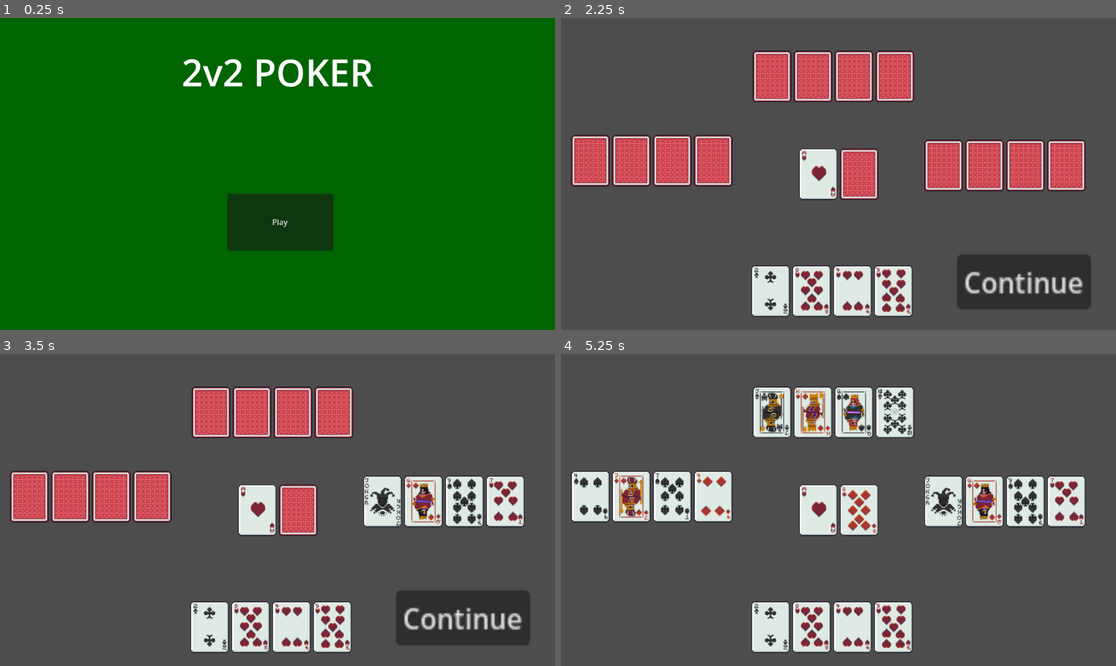
Above: before the commit, frames 1-4 (two rows, left to right).
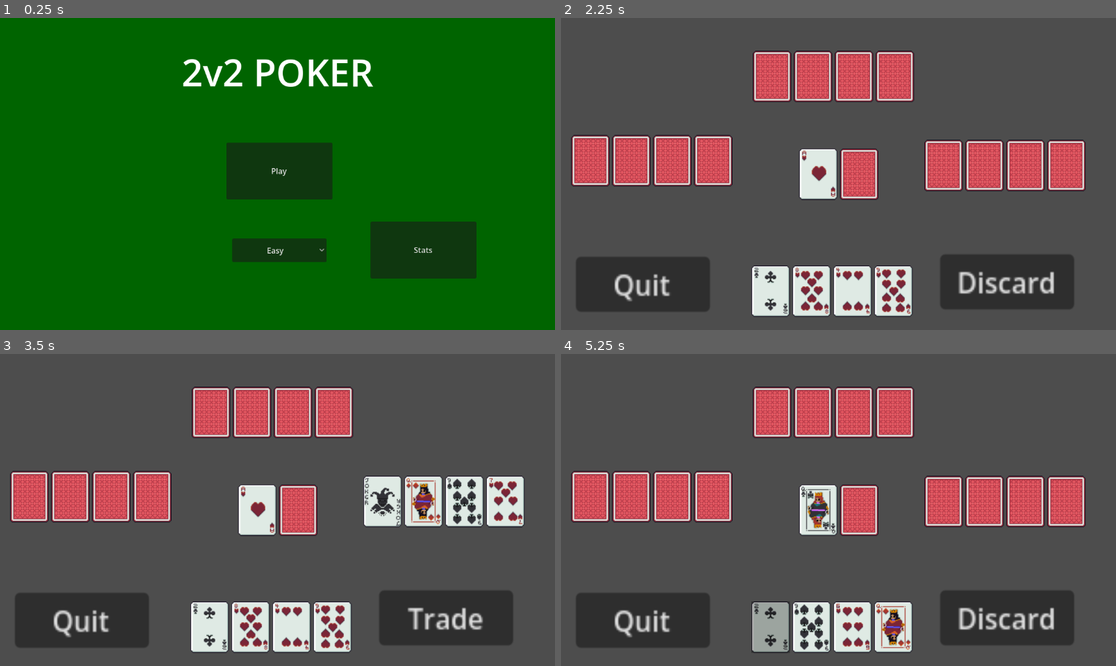
Above: after the commit, the same moments.

Repository: joey-x-y/card-game
Game: Godot game, scene res://Scenes/Main.tscn
The game is run twice, just before and just after one commit, with the same random seed, the same clock (stepped at 60 frames per second) and the same inputs.
Inputs (mouse positions are in pixels of both pictures, inside the frame that each line leads up to):
- Up to frame 1 (0.25 s): no input
- Up to frame 2 (2.25 s): click (982, 248) at 0.5 s, where only the run after the commit has a clickable "Stats"; click (832, 280) at 1.25 s, where only the run after the commit has a clickable "Back"; click "Play" at 2 s
- Up to frame 3 (3.5 s): click "Continue" (after the commit: "Discard") at 2.75 s
- Up to frame 4 (5.25 s): click "Continue" (after the commit: "Trade") at 3.5 s; click (1016, 619) at 4.25 s, where only the run after the commit has a clickable "Next Hand"; click (771, 628) at 5.02 s

The runs differ from the first frame. In frame 1, 9.8% of the frame differs, in the area x 40-86%, y 39-84%; in frame 2, 5.8%; in frame 3, 5.8%; in frame 4, 24%, in the area x 1-95%, y 10-96%.

Commit message:
added better button handling of game, stats menu, and saving stats

Diff:
--- a/Scenes/Game.tscn
+++ b/Scenes/Game.tscn
@@ -6,7 +6,7 @@
 [ext_resource type="Script" uid="uid://bw1meq4xitqif" path="res://Scripts/Cards/River.gd" id="4_kldst"]
 [ext_resource type="PackedScene" uid="uid://c3l44wwtneh0g" path="res://Prefabs/CardSlot.tscn" id="5_b2bpf"]
 
-[node name="Game" type="Control" unique_id=2074097226 node_paths=PackedStringArray("player", "ally", "op1", "op2", "deck", "river", "proceed_button")]
+[node name="Game" type="Control" unique_id=2074097226 node_paths=PackedStringArray("player", "ally", "op1", "op2", "deck", "river", "proceed_button", "quit_button")]
 layout_mode = 3
 anchors_preset = 15
 anchor_right = 1.0
@@ -20,7 +20,8 @@
 op2 = NodePath("UI/Character4")
 deck = NodePath("Data/Deck")
 river = NodePath("UI/River")
-proceed_button = NodePath("UI/Button")
+proceed_button = NodePath("UI/Next")
+quit_button = NodePath("UI/Quit")
 
 [node name="Data" type="Control" parent="." unique_id=994294530]
 anchors_preset = 0
@@ -112,13 +113,22 @@
 grow_horizontal = 1
 grow_vertical = 1
 
-[node name="Button" type="Button" parent="UI" unique_id=1227552542]
+[node name="Next" type="Button" parent="UI" unique_id=1227552542]
 layout_mode = 0
-offset_left = 822.0
-offset_top = 491.0
-offset_right = 901.0
+offset_left = 787.00006
+offset_top = 490.99997
+offset_right = 866.00006
 offset_bottom = 522.0
 scale = Vector2(3.5199976, 3.68)
 text = "Continue"
 
-[connection signal="pressed" from="UI/Button" to="." method="_on_button_pressed"]
+[node name="Quit" type="Button" parent="UI" unique_id=1153389815]
+layout_mode = 0
+offset_left = 30.99997
+offset_top = 495.99997
+offset_right = 109.99997
+offset_bottom = 527.0
+scale = Vector2(3.5199976, 3.68)
+text = "Quit"
+
+[connection signal="pressed" from="UI/Next" to="." method="_on_button_pressed"]
--- a/Scenes/Main.tscn
+++ b/Scenes/Main.tscn
@@ -2,7 +2,7 @@
 
 [ext_resource type="Script" uid="uid://b23vdoc23nvmq" path="res://Scripts/Title.gd" id="1_r150o"]
 
-[node name="Control" type="Control" unique_id=1027401043 node_paths=PackedStringArray("continue_button")]
+[node name="Control" type="Control" unique_id=1027401043 node_paths=PackedStringArray("continue_button", "stats_button")]
 layout_mode = 3
 anchors_preset = 15
 anchor_right = 1.0
@@ -11,6 +11,7 @@
 grow_vertical = 2
 script = ExtResource("1_r150o")
 continue_button = NodePath("Button")
+stats_button = NodePath("StatsButton")
 
 [node name="ColorRect" type="ColorRect" parent="." unique_id=1505161334]
 layout_mode = 1
@@ -35,8 +36,34 @@
 
 [node name="Button" type="Button" parent="." unique_id=875452009]
 layout_mode = 0
-offset_left = 472.0
-offset_top = 365.0
-offset_right = 692.0
-offset_bottom = 483.0
+offset_left = 470.0
+offset_top = 259.0
+offset_right = 690.0
+offset_bottom = 377.0
 text = "Play"
+
+[node name="OptionButton" type="OptionButton" parent="." unique_id=1880415645]
+layout_mode = 0
+offset_left = 482.0
+offset_top = 458.0
+offset_right = 678.0
+offset_bottom = 507.0
+alignment = 1
+selected = 0
+item_count = 3
+popup/item_0/text = "Easy"
+popup/item_0/id = 0
+popup/item_1/text = "Medium"
+popup/item_1/id = 0
+popup/item_2/text = "Hard"
+popup/item_2/id = 0
+
+[node name="StatsButton" type="Button" parent="." unique_id=748745043]
+layout_mode = 0
+offset_left = 769.0
+offset_top = 423.0
+offset_right = 989.0
+offset_bottom = 541.0
+text = "Stats"
+
+[connection signal="item_selected" from="OptionButton" to="." method="_on_option_button_item_selected"]
--- /dev/null
+++ b/Scenes/Settings.tscn
@@ -0,0 +1,30 @@
+[gd_scene format=3 uid="uid://cbdvqna10046b"]
+
+[node name="Settings" type="Control" unique_id=1532204062]
+layout_mode = 3
+anchors_preset = 15
+anchor_right = 1.0
+anchor_bottom = 1.0
+grow_horizontal = 2
+grow_vertical = 2
+
+[node name="ColorRect" type="ColorRect" parent="." unique_id=794505548]
+layout_mode = 1
+anchors_preset = 15
+anchor_right = 1.0
+anchor_bottom = 1.0
+grow_horizontal = 2
+grow_vertical = 2
+color = Color(1.0468439e-06, 0.39389107, 1.4439226e-07, 1)
+
+[node name="RichTextLabel" type="RichTextLabel" parent="." unique_id=920975523]
+layout_mode = 1
+anchors_preset = -1
+anchor_top = 0.0910494
+anchor_right = 1.0
+anchor_bottom = 0.271605
+grow_horizontal = 2
+theme_override_font_sizes/normal_font_size = 77
+text = "Settings"
+horizontal_alignment = 1
+metadata/_edit_use_anchors_ = true
--- /dev/null
+++ b/Scenes/Stats.tscn
@@ -0,0 +1,78 @@
+[gd_scene format=3 uid="uid://bojnwd2mitw16"]
+
+[ext_resource type="Script" uid="uid://id4fs3esil44" path="res://Scripts/StatsManager.gd" id="1_u72eg"]
+
+[node name="Stats" type="Control" unique_id=1532204062 node_paths=PackedStringArray("back_button", "wipe_button", "wins", "losses", "games_played", "best_win_difficulty")]
+layout_mode = 3
+anchors_preset = 15
+anchor_right = 1.0
+anchor_bottom = 1.0
+grow_horizontal = 2
+grow_vertical = 2
+script = ExtResource("1_u72eg")
+back_button = NodePath("Back")
+wipe_button = NodePath("Wipe")
+wins = NodePath("Labels/Wins")
+losses = NodePath("Labels/Losses")
+games_played = NodePath("Labels/Played")
+best_win_difficulty = NodePath("Labels/Best Wins")
+
+[node name="ColorRect" type="ColorRect" parent="." unique_id=794505548]
+layout_mode = 1
+anchors_preset = 15
+anchor_right = 1.0
+anchor_bottom = 1.0
+grow_horizontal = 2
+grow_vertical = 2
+color = Color(0.3055824, 0.34472013, 0, 1)
+
+[node name="RichTextLabel" type="RichTextLabel" parent="." unique_id=920975523]
+layout_mode = 1
+anchors_preset = -1
+anchor_top = 0.0910494
+anchor_right = 1.0
+anchor_bottom = 0.271605
+grow_horizontal = 2
+theme_override_font_sizes/normal_font_size = 77
+text = "Stats"
+horizontal_alignment = 1
+metadata/_edit_use_anchors_ = true
+
+[node name="Labels" type="VBoxContainer" parent="." unique_id=1664155319]
+layout_mode = 0
+offset_left = 190.0
+offset_top = 178.0
+offset_right = 937.0
+offset_bottom = 460.0
+
+[node name="Wins" type="Label" parent="Labels" unique_id=1823631780]
+layout_mode = 2
+vertical_alignment = 1
+
+[node name="Losses" type="Label" parent="Labels" unique_id=438854321]
+layout_mode = 2
+vertical_alignment = 1
+
+[node name="Played" type="Label" parent="Labels" unique_id=1437377952]
+layout_mode = 2
+vertical_alignment = 1
+
+[node name="Best Wins" type="Label" parent="Labels" unique_id=1352580869]
+layout_mode = 2
+vertical_alignment = 1
+
+[node name="Back" type="Button" parent="." unique_id=1035499334]
+layout_mode = 0
+offset_left = 457.0
+offset_top = 525.0
+offset_right = 664.0
+offset_bottom = 562.0
+text = "Back"
+
+[node name="Wipe" type="Button" parent="." unique_id=150012475]
+layout_mode = 0
+offset_left = 773.0
+offset_top = 529.0
+offset_right = 980.0
+offset_bottom = 566.0
+text = "Wipe Data"
--- a/Scripts/Characters/Character.gd
+++ b/Scripts/Characters/Character.gd
@@ -10,18 +10,22 @@
 
 var state = 0
 @export var hand: Node
+@export var difficulty: int = 1
 
 func set_player():
 	state = 0
 
 func set_ally():
 	state = 1
+	difficulty = GlobalTrackers.difficulty
 
 func set_op1():
 	state = 2
+	difficulty = GlobalTrackers.difficulty
 
 func set_op2():
 	state = 3
+	difficulty = GlobalTrackers.difficulty
 
 func give_card(card):
 	hand.add(card)
@@ -40,6 +44,11 @@
 	return hand.get_cards()
 
 func pick_discard(current_river: Array, hidden_river_cards: int):
+	## 0 is easiest difficulty, 3 is hardest
+	var rand = randi_range(1, 3)
+	if difficulty < rand:
+		return []
+
 	# var unrevealed = river_length - current_river.size()
 	var full_hand = hand.hand.duplicate()
 	full_hand.append_array(current_river)
@@ -80,6 +89,11 @@
 	return discard_cards
 
 func pick_trade(ally_hand: Array, current_river: Array, hidden_river_cards: int):
+	## 0 is easiest difficulty, 3 is hardest
+	var rand = randi_range(1, 3)
+	if difficulty < rand:
+		return [[], []]
+
 	var self_trade = []
 	var ally_trade = []
 
--- a/Scripts/GameManager.gd
+++ b/Scripts/GameManager.gd
@@ -19,15 +19,21 @@
 var team2_wins: int = 0
 
 @export var proceed_button: Button
+@export var quit_button: Button
 
 var next_card_index: int = 0
 
 var draw: bool = false
 var trade: bool = false
+var round_ended: bool = false
+var complete: bool = false
 
 var last_winner = null
 
 func _ready():
+	quit_button.pressed.connect(return_to_title)
+	proceed_button.hide()
+
 	player.set_player()
 	ally.set_ally()
 	op1.set_op1()
@@ -56,6 +62,7 @@
 
 	find_hands(player, [river_cards[0]])
 
+	proceed_button.text = "Discard"
 	proceed_button.show()
 
 func discard_round():
@@ -83,6 +90,7 @@
 	find_hands(player, [river_cards[0]])
 	find_hands(ally, [river_cards[0]])
 
+	proceed_button.text = "Trade"
 	proceed_button.show()
 
 func do_trades():
@@ -150,26 +158,38 @@
 
 	if team1_wins >= wins_needed:
 		print("Team 1 won it all!")
-		await get_tree().create_timer(5).timeout
+		GlobalTrackers.win()
 		end_game(true)
 	elif team2_wins >= wins_needed:
 		print("Team 2 won it all!")
-		await get_tree().create_timer(5).timeout
+		GlobalTrackers.lose()
 		end_game(false)
 	else:
 		print("Next round pending...")
-		await get_tree().create_timer(5).timeout
-		player.wipe_hand()
-		ally.wipe_hand()
-		op1.wipe_hand()
-		op2.wipe_hand()
-		river.reset()
-		river_cards.clear()
-		print("Go!")
-		start_round()
+		round_ended = true
+		proceed_button.text = "Next Hand"
+		proceed_button.show()
 
 func end_game(win: bool):
+
+	GlobalTrackers.save_game()
 	# for now winning just returns to title
+	complete = true
+	proceed_button.text = "Restart"
+	proceed_button.show()
+
+func restart_round():
+	player.wipe_hand()
+	ally.wipe_hand()
+	op1.wipe_hand()
+	op2.wipe_hand()
+	river.reset()
+	river_cards.clear()
+
+	start_round()
+
+
+func return_to_title():
 	get_tree().change_scene_to_file(title_scene_path)
 
 
@@ -203,3 +223,17 @@
 			do_trades()
 		else:
 			print("Invalid trade")
+	elif complete:
+		print("Restarting")
+		proceed_button.hide()
+		complete = false
+		round_ended = false
+		last_winner = null
+		team1_wins = 0
+		team2_wins = 0
+		restart_round()
+	elif round_ended:
+		print("Next Round")
+		proceed_button.hide()
+		round_ended = false
+		restart_round()
--- /dev/null
+++ b/Scripts/GlobalTrackers.gd
@@ -0,0 +1,63 @@
+extends Node
+
+var save_path = "user://save_data.save"
+
+var wins = 0
+var losses = 0
+var games_played = 0
+
+var difficulty = 1
+var best_win_difficulty = 0
+
+func win():
+	wins += 1
+	if difficulty > best_win_difficulty:
+		best_win_difficulty = difficulty
+	games_played += 1
+
+func lose():
+	losses += 1
+	games_played += 1
+
+
+func save_game():
+	var data = {
+		"wins": wins,
+		"losses": losses,
+		"games_played": games_played,
+		"best_win_difficulty": best_win_difficulty,
+		"difficulty": difficulty,
+	}
+
+	var file = FileAccess.open(save_path, FileAccess.WRITE)
+	file.store_var(data)
+	file.close()
+
+func load_game() -> bool:
+	if not FileAccess.file_exists(save_path):
+		return false  # No save file yet
+
+	var file = FileAccess.open(save_path, FileAccess.READ)
+
+	if file == null:
+		return false
+
+	var data = file.get_var()
+	if not data is Dictionary:
+		return false
+
+	wins = data.get("wins", 0)
+	losses = data.get("losses", 0)
+	games_played = data.get("games_played", 0)
+	best_win_difficulty = data.get("best_win_difficulty", 0)
+	difficulty = data.get("difficulty", 1)
+
+	return true
+
+func wipe_data():
+	wins = 0
+	losses = 0
+	games_played = 0
+	best_win_difficulty = 0
+	difficulty = 2
+	save_game()
--- a/Scripts/HandFinder.gd
+++ b/Scripts/HandFinder.gd
@@ -315,7 +315,7 @@
 	if hand_length != needed_cards && flush_hands.size() > 0:
 		for h in flush_hands:
 			for j in pairings[4]:
-				h.append(j)
+				h.push_front(j)
 
 	for h in flush_hands:
 		h.resize(5)
--- /dev/null
+++ b/Scripts/StatsManager.gd
@@ -0,0 +1,39 @@
+extends Node
+
+@export var back_button: Button
+var main_menu_string: String = "res://Scenes/Main.tscn"
+@export var wipe_button: Button
+
+@export var wins: Label
+@export var losses: Label
+@export var games_played: Label
+@export var best_win_difficulty: Label
+
+func _ready():
+	back_button.pressed.connect(main_menu)
+	wipe_button.pressed.connect(wipe_stats)
+
+	set_menu()
+
+func set_menu():
+	wins.text = "Wins: " + str(GlobalTrackers.wins)
+	losses.text = "Losses: " + str(GlobalTrackers.losses)
+	games_played.text = "Games Played: " + str(GlobalTrackers.games_played)
+
+	if GlobalTrackers.best_win_difficulty > 0:
+		var best_win_string: String
+		if GlobalTrackers.best_win_difficulty == 1:
+			best_win_string = "Easy"
+		elif GlobalTrackers.best_win_difficulty == 2:
+			best_win_string = "Medium"
+		else:
+			best_win_string = "Hard"
+
+		best_win_difficulty.text = "Highest Difficulty Won: " + best_win_string
+
+func main_menu():
+	get_tree().change_scene_to_file(main_menu_string)
+
+func wipe_stats():
+	GlobalTrackers.wipe_data()
+	set_menu()
--- a/Scripts/Title.gd
+++ b/Scripts/Title.gd
@@ -1,17 +1,30 @@
 extends Node
 
 @export var continue_button: Button
+@export var stats_button: Button
 
 var game_scene_path : String = "res://Scenes/Game.tscn"
+var stats_scene_path : String = "res://Scenes/Stats.tscn"
 
 func _ready():
 
 	# MusicManager.play_music("Maarten Schellekens - Autumn Leaves")
 
 	continue_button.pressed.connect(load_game)
+	stats_button.pressed.connect(stats_menu)
+
 
 func start_game():
 	load_game()
 
 func load_game():
 	get_tree().change_scene_to_file(game_scene_path)
+
+func stats_menu():
+	get_tree().change_scene_to_file(stats_scene_path)
+
+
+
+func _on_option_button_item_selected(index: int):
+	GlobalTrackers.difficulty = index + 1
+	print(GlobalTrackers.difficulty)
--- a/project.godot
+++ b/project.godot
@@ -19,6 +19,7 @@
 
 MusicManager="*uid://c5xeekxjpvcwg"
 Events="*uid://difsd0ry8bg4x"
+GlobalTrackers="*uid://bbf4haanue7ep"
 
 [physics]
 
Not shown, added: Scripts/GlobalTrackers.gd.uid
Not shown, added: Scripts/StatsManager.gd.uid
